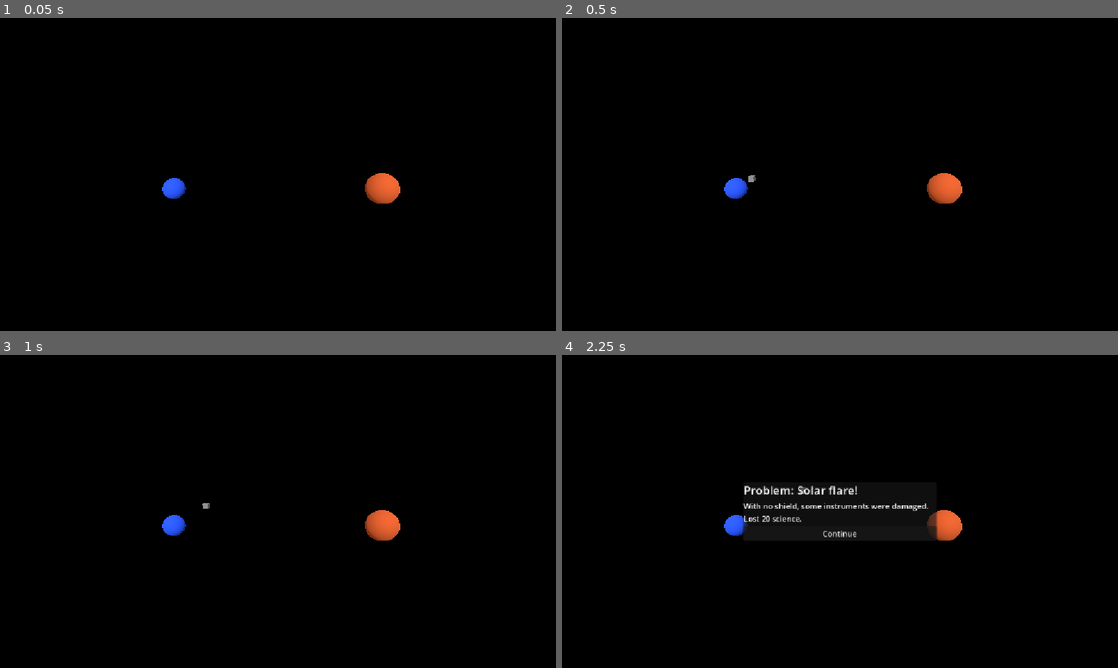
Above: before the commit, frames 1-4 (two rows, left to right).
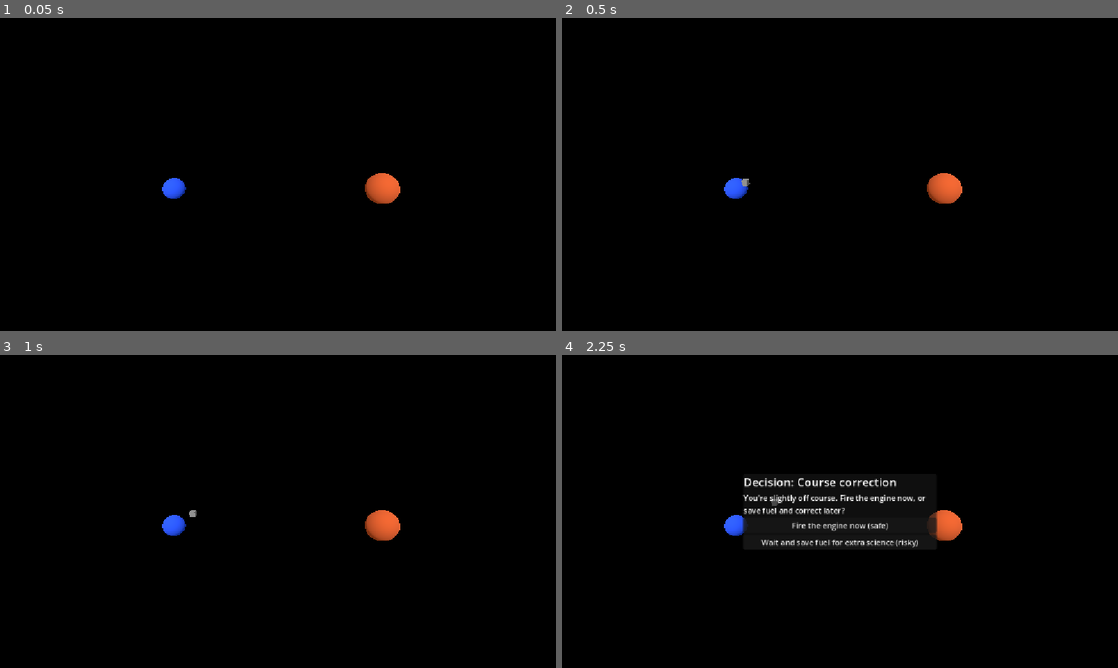
Above: after the commit, the same moments.

Repository: webs-rewired/space-mission
Game: Godot game, scene res://scenes/launch.tscn
Same seed, same stepped clock (60 frames per second), same inputs: the game is played once before the commit and once after it. This scene is started directly instead of the project's main scene.
Inputs (mouse positions are in pixels of both pictures, inside the frame that each line leads up to):
- Up to frame 1 (0.05 s): no input
- Up to frame 2 (0.5 s): no input
- Up to frame 3 (1 s): tap Enter at 0.5 s; move the mouse to (400, 495) at 0.52 s; click (400, 495) at 0.67 s
- Up to frame 4 (2.25 s): drag from (728, 527) to (812, 574) at 1.27 s; move the mouse to (895, 442) at 2.02 s; click (895, 442) at 2.17 s

Frame 1 is identical in both runs. In frame 2, less than 0.1% of the frame differs, in the area x 32-35%, y 50-54%; in frame 3, less than 0.1%; in frame 4, 2.6%, in the area x 32-68%, y 39-62%.

Commit message:
added choices
deepens gameplay with choices

Diff:
--- a/scenes/launch.tscn
+++ b/scenes/launch.tscn
@@ -74,6 +74,9 @@
 layout_mode = 2
 autowrap_mode = 3
 
+[node name="ChoiceButtons" type="VBoxContainer" parent="CanvasLayer/EventPanel/VBox" unique_id=2071313369]
+layout_mode = 2
+
 [node name="ContinueButton" type="Button" parent="CanvasLayer/EventPanel/VBox" unique_id=188907407]
 layout_mode = 2
 text = "Continue"
--- a/scripts/game_state.gd
+++ b/scripts/game_state.gd
@@ -70,13 +70,17 @@
 func budget():
 	return DESTINATIONS[destination]["budget"]
 
-# ---- Mission results ----
-var events = []
-var science_lost = 0
+# ---- Mission ----
+var events = []        # everything planned for this flight
+var mission_log = []   # what actually happened, for the Results screen
+var science = 100
 var lost = false
+var lost_reason = ""
+var bold_choices = 0
 var data_share = 1.0
 var score = 0
 var outcome = ""
+var ending = ""
 
 const REAL_MISSIONS = {
 	"Moon": "NASA's Lunar Reconnaissance Orbiter has mapped the Moon since 2009, powered by solar panels.",
@@ -84,62 +88,153 @@
 	"Jupiter": "NASA's Juno reached Jupiter in 2016. It uses three huge solar arrays and keeps its electronics inside a titanium radiation vault.",
 }
 
-func add_event(title, text, ok, fatal = false):
-	events.append({"title": title, "text": text, "ok": ok})
-	if fatal:
-		lost = true
-
-func run_mission():
+func ev(title, text, ok, science_change = 0, fatal = false, reason = ""):
+	return {"title": title, "text": text, "ok": ok, "science": science_change, "fatal": fatal, "reason": reason, "choices": [], "kind": ""}
+
+func choice_ev(kind, title, text, choices):
+	var e = ev(title, text, true)
+	e["kind"] = kind
+	e["choices"] = choices
+	return e
+
+func build_mission():
 	events = []
-	science_lost = 0
+	mission_log = []
+	science = 100
 	lost = false
+	lost_reason = ""
+	bold_choices = 0
 	var has_rtg = choices["power"] == "rtg"
 	var big_battery = choices["battery"] == "battery_large"
 	var shield = choices["shield"]
 
-	# 1. Solar flare during the trip (50% chance)
+	# 1. Solar flare (50% chance)
 	if randf() < 0.5:
 		if shield != "shield_none":
-			add_event("Solar flare!", "Your shield protected the electronics.", true)
+			events.append(ev("Solar flare!", "Your shield protected the electronics.", true))
 		else:
-			science_lost += 20
-			add_event("Solar flare!", "With no shield, some instruments were damaged. Lost 20 science.", false)
-
-	# 2. Arrival power check
+			events.append(choice_ev("flare", "Solar flare!", "A burst of radiation is coming and you have no shield. What do you do?",
+				["Power down and wait it out (safe, lose 10 science)", "Keep the instruments running (risky)"]))
+
+	# 2. Course correction (every mission)
+	events.append(choice_ev("course", "Course correction", "You're slightly off course. Fire the engine now, or save fuel and correct later?",
+		["Fire the engine now (safe)", "Wait and save fuel for extra science (risky)"]))
+
+	# 3. Arrival power check
 	var made = power_made()
 	var needed = power_needed()
 	if made >= needed:
-		add_event("Arrival", "Power check passed: %d W made, %d W needed." % [made, needed], true)
+		events.append(ev("Arrival", "Power check passed: %d W made, %d W needed." % [made, needed], true))
 	else:
-		add_event("Arrival", "Not enough power! %s gets %d%% of Earth's sunlight. Your probe made %d W but needed %d W." % [destination, int(round(sunlight_factor() * 100)), made, needed], false, true)
-
-	# 3. Destination events
-	if not lost:
-		match destination:
-			"Moon":
-				if has_rtg or big_battery:
-					add_event("Lunar night", "The Moon's night lasts about 14 Earth days. Your probe made it through.", true)
-				else:
-					science_lost += 30
-					add_event("Lunar night", "The Moon's night lasts about 14 Earth days. Your small battery ran out. Lost 30 science.", false)
-			"Mars":
-				if shield == "shield_heat":
-					add_event("Entry and landing", "Your heat shield survived the fiery trip through Mars's atmosphere.", true)
-				else:
-					add_event("Entry and landing", "Without a heat shield, the probe burned up in Mars's atmosphere.", false, true)
-				if not lost:
-					if has_rtg or big_battery:
-						add_event("Dust storm", "A dust storm blocked the sunlight, but your probe kept running.", true)
-					else:
-						science_lost += 30
-						add_event("Dust storm", "A dust storm cut solar power in half and your small battery couldn't cover it. Lost 30 science.", false)
-			"Jupiter":
-				if shield == "shield_radiation":
-					add_event("Radiation belts", "Jupiter's radiation is intense, but your radiation vault protected the electronics.", true)
-				else:
-					add_event("Radiation belts", "Jupiter's radiation destroyed the unprotected electronics.", false, true)
-
-	# 4. Score
+		events.append(ev("Arrival", "Not enough power! %s gets %d%% of Earth's sunlight. Your probe made %d W but needed %d W." % [destination, int(round(sunlight_factor() * 100)), made, needed], false, 0, true, "Your probe ran out of power."))
+
+	# 4. Destination events
+	match destination:
+		"Moon":
+			if has_rtg or big_battery:
+				events.append(ev("Lunar night", "The Moon's night lasts about 14 Earth days. Your probe made it through.", true))
+			else:
+				events.append(ev("Lunar night", "The Moon's night lasts about 14 Earth days. Your small battery ran out. Lost 30 science.", false, -30))
+			events.append(choice_ev("moon_target", "Choose a target", "Where should your probe focus its search?",
+				["Map the sunny equator (safe)", "Search the dark south pole for water ice (risky, big discovery)"]))
+		"Mars":
+			events.append(choice_ev("mars_site", "Pick a landing site", "Where should your probe land?",
+				["A flat, safe plain (safe)", "An ancient river delta (risky, big discovery)"]))
+			if shield == "shield_heat":
+				events.append(ev("Entry and landing", "Your heat shield survived the fiery trip through Mars's atmosphere.", true))
+			else:
+				events.append(ev("Entry and landing", "Without a heat shield, the probe burned up in Mars's atmosphere.", false, 0, true, "Your probe burned up entering Mars's atmosphere."))
+			if has_rtg or big_battery:
+				events.append(ev("Dust storm", "A dust storm blocked the sunlight, but your probe kept running.", true))
+			else:
+				events.append(ev("Dust storm", "A dust storm cut solar power in half and your small battery couldn't cover it. Lost 30 science.", false, -30))
+		"Jupiter":
+			if shield == "shield_radiation":
+				events.append(ev("Radiation belts", "Jupiter's radiation is intense, but your radiation vault protected the electronics.", true))
+			else:
+				events.append(ev("Radiation belts", "Jupiter's radiation destroyed the unprotected electronics.", false, 0, true, "Jupiter's radiation destroyed your probe."))
+			events.append(choice_ev("europa", "Europa flyby?", "Jupiter's moon Europa may hide an ocean under its ice. Fly close?",
+				["Stay in a safe orbit (safe)", "Fly close to Europa (risky, big discovery)"]))
+
+# Called for events with no choice
+func apply_event(e):
+	science += e["science"]
+	if e["fatal"]:
+		lost = true
+		lost_reason = e["reason"]
+	mission_log.append({"title": e["title"], "text": e["text"], "ok": e["ok"]})
+
+# Called when the player picks a choice. Returns {"text", "ok"}.
+func resolve_choice(e, index):
+	var text = ""
+	var ok = true
+	match e["kind"]:
+		"flare":
+			if index == 0:
+				science -= 10
+				text = "You powered down and waited. Lost 10 science, but everything survived."
+			else:
+				bold_choices += 1
+				if randf() < 0.5:
+					science -= 30
+					ok = false
+					text = "The flare fried two instruments. Lost 30 science."
+				else:
+					text = "Lucky! The instruments survived the flare."
+		"course":
+			if index == 0:
+				text = "Clean burn. You're right on target."
+			else:
+				bold_choices += 1
+				if randf() < 0.25:
+					ok = false
+					lost = true
+					lost_reason = "You waited too long to correct course and missed the planet."
+					text = lost_reason
+				else:
+					science += 10
+					text = "The gamble paid off! The saved fuel gives you extra time for science. +10 science."
+		"moon_target":
+			if index == 0:
+				text = "You mapped the equator in detail. Solid, safe science."
+			else:
+				bold_choices += 1
+				if randf() < 0.3:
+					science -= 20
+					ok = false
+					text = "The crater was too cold and dark. Your probe lost power for weeks. Lost 20 science."
+				else:
+					science += 20
+					text = "You found signs of water ice in the dark craters! +20 science."
+		"mars_site":
+			if index == 0:
+				text = "You chose the safe plain. A smooth landing spot."
+			else:
+				bold_choices += 1
+				if randf() < 0.25:
+					ok = false
+					lost = true
+					lost_reason = "Your probe crashed into the rocky river delta."
+					text = lost_reason
+				else:
+					science += 20
+					text = "The delta is full of layered rocks from ancient water! +20 science."
+		"europa":
+			if index == 0:
+				text = "You stayed in a safe orbit around Jupiter."
+			else:
+				bold_choices += 1
+				if randf() < 0.3:
+					science -= 30
+					ok = false
+					text = "Radiation near Europa damaged your instruments. Lost 30 science."
+				else:
+					science += 25
+					text = "You spotted water plumes shooting out of Europa's ice! +25 science."
+	mission_log.append({"title": e["title"], "text": text, "ok": ok})
+	return {"text": text, "ok": ok}
+
+func finish_mission():
 	if choices["antenna"] == "antenna_large":
 		data_share = 1.0
 	else:
@@ -148,7 +243,17 @@
 	if lost:
 		score = 0
 		outcome = "Mission lost"
+		ending = lost_reason
+		return
+
+	var unspent = budget() - total_cost()
+	score = min(100, int(round(0.9 * max(science, 0) * data_share + min(10.0, unspent / 20.0))))
+	if score >= 95 and bold_choices > 0:
+		outcome = "Legendary discovery!"
+		ending = "You took big risks and they paid off. Scientists will study your data for years."
+	elif score >= 70:
+		outcome = "Mission success"
+		ending = "Your probe did its job. Solid engineering!"
 	else:
-		var unspent = budget() - total_cost()
-		score = int(round(0.9 * (100 - science_lost) * data_share + min(10.0, unspent / 20.0)))
-		outcome = "Mission success" if score >= 70 else "Partial success"
+		outcome = "Partial success"
+		ending = "Your probe reached its goal, but lost a lot along the way."
--- a/scripts/launch.gd
+++ b/scripts/launch.gd
@@ -5,6 +5,7 @@
 @onready var event_panel = $CanvasLayer/EventPanel
 @onready var event_title = $CanvasLayer/EventPanel/VBox/EventTitle
 @onready var event_text = $CanvasLayer/EventPanel/VBox/EventText
+@onready var choice_box = $CanvasLayer/EventPanel/VBox/ChoiceButtons
 @onready var continue_button = $CanvasLayer/EventPanel/VBox/ContinueButton
 
 const COLORS = {
@@ -22,7 +23,7 @@
 	var mat = StandardMaterial3D.new()
 	mat.albedo_color = COLORS[GameState.destination]
 	target.material_override = mat
-	GameState.run_mission()
+	GameState.build_mission()
 	fly_to(checkpoint(0))
 
 func checkpoint(i):
@@ -40,19 +41,45 @@
 	tween.tween_method(set_progress, progress, p, 2.0)
 	tween.finished.connect(_show_event)
 
+func clear_choices():
+	for b in choice_box.get_children():
+		b.queue_free()
+
 func _show_event():
 	var e = GameState.events[event_index]
-	event_title.text = ("Good: " if e["ok"] else "Problem: ") + e["title"]
-	event_text.text = e["text"]
+	clear_choices()
 	event_panel.visible = true
+	if e["choices"].is_empty():
+		GameState.apply_event(e)
+		event_title.text = ("Good: " if e["ok"] else "Problem: ") + e["title"]
+		event_text.text = e["text"]
+		continue_button.visible = true
+	else:
+		event_title.text = "Decision: " + e["title"]
+		event_text.text = e["text"]
+		continue_button.visible = false
+		for i in e["choices"].size():
+			var b = Button.new()
+			b.text = e["choices"][i]
+			b.pressed.connect(_on_choice.bind(i))
+			choice_box.add_child(b)
+
+func _on_choice(index):
+	var e = GameState.events[event_index]
+	var result = GameState.resolve_choice(e, index)
+	clear_choices()
+	event_title.text = ("Good: " if result["ok"] else "Problem: ") + e["title"]
+	event_text.text = result["text"]
+	continue_button.visible = true
 
 func _on_continue():
 	event_panel.visible = false
 	event_index += 1
-	if event_index < GameState.events.size():
+	if GameState.lost or event_index >= GameState.events.size():
+		go_to_results()
+	else:
 		fly_to(checkpoint(event_index))
-	else:
-		go_to_results()
 
 func go_to_results():
-	get_tree().change_scene_to_file("res://scenes/results.tscn")
+	GameState.finish_mission()
+	get_tree().change_scene_to_file("res://scenes/results.tscn")  # <- use your path
--- a/scripts/results.gd
+++ b/scripts/results.gd
@@ -10,10 +10,10 @@
 
 func _ready():
 	outcome_label.text = GameState.outcome
-	score_label.text = "Score: %d / 100" % GameState.score
+	score_label.text = "Score: %d / 100\n%s" % [GameState.score, GameState.ending]
 
 	var lines = []
-	for e in GameState.events:
+	for e in GameState.mission_log:
 		var color = "green" if e["ok"] else "red"
 		lines.append("[color=%s][b]%s[/b][/color]: %s" % [color, e["title"], e["text"]])
 	if not GameState.lost and GameState.data_share < 1.0:
